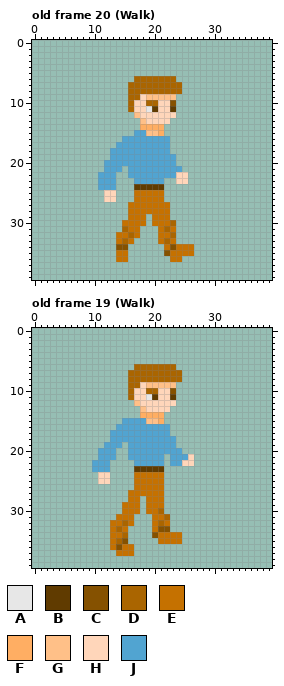
A pixel-art file gets an edit: Assets/Characters/Test/Test2Animation_40x40.ase. The first picture shows the starting point.
40x40 pixels, 24 frames. Shown: old frame 20 (Walk), old frame 19 (Walk). The commit also changed other frames, which this record leaves out.
Visible layers, top first: "Right hand", "Shirt", "Head", "Pants", "Left hand", "Right foot", "Left foot", "Main".
Palette (. is transparent): A #e7e7e7  B #603b00  C #855100  D #aa6500  E #c57100  F #ffae63  G #ffc088  H #ffd6ba  J #51a4d1
Pixels before, old frame 20 (Walk), first column x 11:
 6 ......DDDDDDD...
 7 .....DDDDDDDDD..
 8 .....DDDDDDDDD..
 9 .....DDHGGGGG...
10 .....DHHDDHHC...
11 .....DHHABHHB...
12 ......GHHHHHH...
13 .......GHHHH....
14 .......FFFF.....
15 ......JJGGF.....
16 ....JJJJJJJJ....
17 ...JJJJJJJJJ....
18 ..JJJJJJJJJJ....
19 ..JJJJJJJJJJJ...
20 .JJJJJJJJJJJJ...
21 .JJJ.JJJJJJJJJ..
22 JJJ..JJJJJJJJHH.
23 JJJ...JJJJJ..HH.
24 JJJ...BBBBB.....
25 .HH...EEEEE.....
26 .HH...EEEEE.....
27 .....EEEEEEE....
28 .....EEEEEEE....
29 .....EEE.EEE....
30 ....EEEE.EEED...
31 ....DEE...EDE...
32 ...EEDE...EED...
33 ...EDE....EDE...
34 ...CC......ECEEE
35 ...EE......CEEEE
36 ...EE.......EE..
Pixels before, old frame 19 (Walk), first column x 10:
 6 .......DDDDDDD...
 7 ......DDDDDDDDD..
 8 ......DDDDDDDDD..
 9 ......DDHGGGGG...
10 ......DHHDDHHC...
11 ......DHHABHHB...
12 .......GHHHHHH...
13 ........GHHHH....
14 ........FFFF.....
15 .....JJJJGGF.....
16 ....JJJJJJJJJ....
17 ...JJJJJJJJJJ....
18 ...JJJJJJJJJJJ...
19 ..JJJ.JJJJJJJJ...
20 .JJJ..JJJJJJJJJ..
21 .JJJ..JJJJJJ.JJJH
22 JJJ....JJJJJ.JJHH
23 JJJ....BBBBB.....
24 .HH....EEEEE.....
25 .HH....EEEEE.....
26 .......EEEEE.....
27 ......EEEEEE.....
28 ......EE.EEE.....
29 .....EEE.EEE.....
30 .....EEE.EED.....
31 ....EEE...EED....
32 ...EEDE...EDE....
33 ...EDE....ECC....
34 ...EED....CEEEE..
35 ...EDC.....EEEE..
36 ...ECEE..........
37 ....EEE..........
The result:
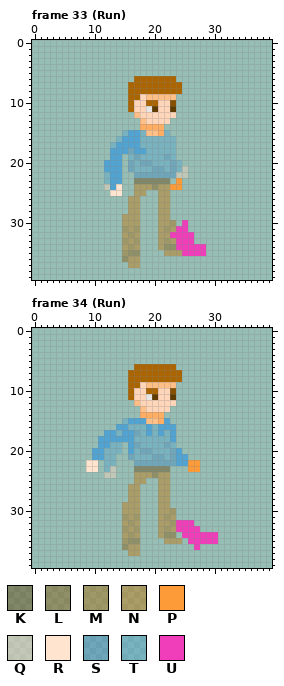
Colours new in this view: K #603b006c  L #8551006c  M #aa65006c  N #c571006c  P #fc9b38  Q #ffd6ba6c  R #ffe5d0  S #3986c16c  T #51a4d16c  U #f03ebb
A new or re-ordered frame is compared with the old frame closest to it.
Edits made:
frames 24 -> 40
layer "Reference" now shown
Changed rows in their new state; - is an unchanged pixel.
Frame 33 (Run) is new; against old frame 20 (Walk):
first column x 11:
15 ----TJ-T---T------
16 ---T---TTTTTT-----
17 --T----TTTTTT-----
18 -----S--TTTTT-----
19 ----.TSTTTTST-----
20 ----.STSSTTTST----
21 -----STTTSSTSTQ---
22 .T-J-.SSSSSSSQQ---
23 .T-J--KKKKKK-P.---
24 .Q-R--NNNLNNPP----
25 -.RR--NN..NN------
26 -..--NN...NN------
27 -----NN...NN------
28 -----NN...NN------
29 ----NNN.-.NN------
30 ----NNN.-.NNM-U---
31 ----MNM---NMNUU---
32 ---.NMN---NNUUUU--
33 ---.MNM---NMNUUU--
34 ---.NMN---NLLUUUUU
35 ---.MLL----NNNUUUU
36 ---.LNN-----..----
37 -----NN-----------
Frame 34 (Run) is new; against old frame 19 (Walk):
first column x 9:
15 ------T------J--------
16 -------TTT-T--J-------
17 ---J-T--ST-T-TJ-------
18 --JJ----TTTTTT--------
19 --J-TT--STTTTST-------
20 -J-TTT--TSSTTTS-------
21 -J-TT--STTTSSTS--.----
22 RR.TT---SSSSSSS-JPP---
23 RR.TQ---KKKKKK---PP---
24 --.QQ---NNNLNN--------
25 --..----NN..NN--------
26 -------NN...NN--------
27 -------NN...NN--------
28 -------NN-..NN--------
29 ------NNN-..NN--------
30 ------NNN-..NNM-------
31 -----.MNM--.NMN-------
32 ----..NMN--.NNMUUU----
33 ----..MNM--.NMNUUUU---
34 ----..NMN--.NLL.UUUUUU
35 ----..MLL---.NNN-UUUUU
36 ----..LNN---------U---
37 -----..NN-------------
Changed places in both pictures, as pixel boxes (x1, y1, x2, y2):
changed: (98, 130, 206, 268)
changed: (86, 418, 218, 556)
